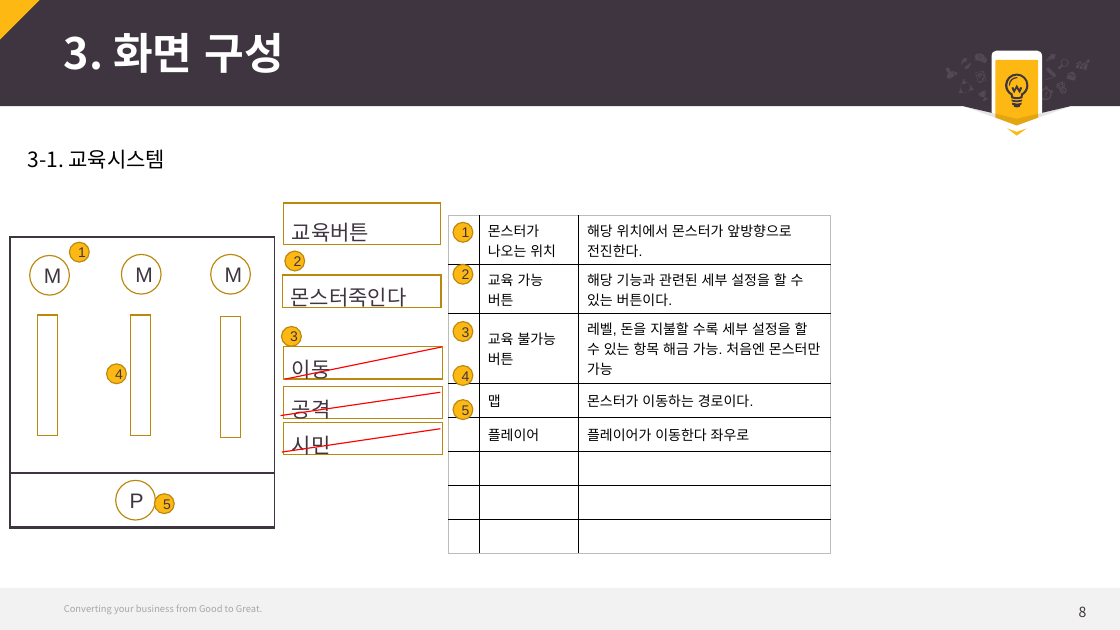
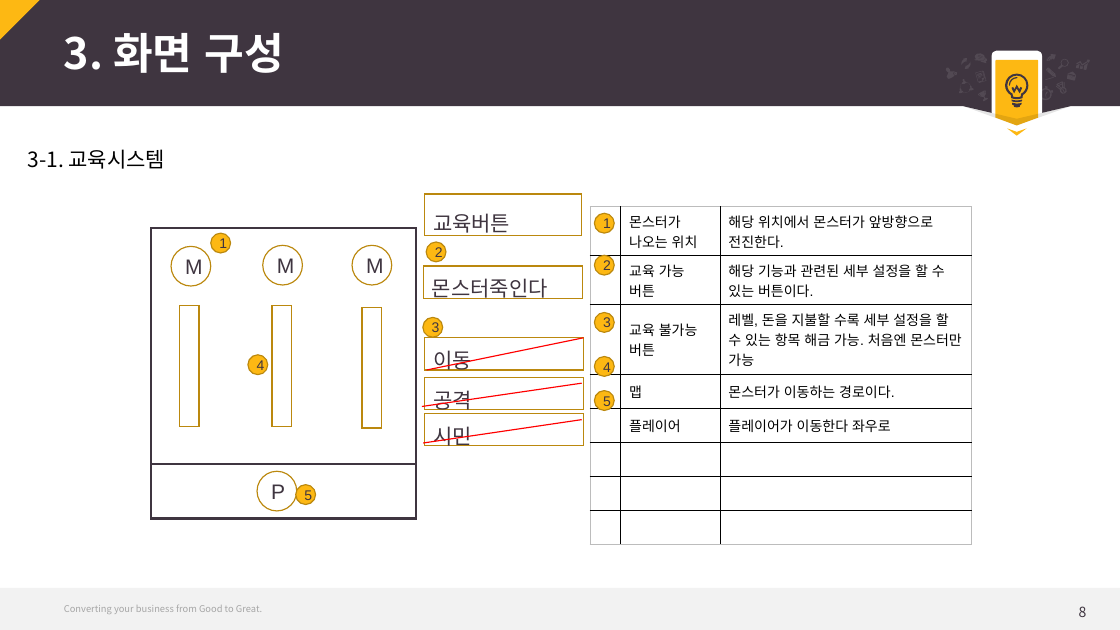
Before and after one commit to starlight97/Subingo, a slide deck: slide 8 of GDD/컨셉/교육시스템기획서.pptx. Drawn at 1120x630 pixels with LibreOffice and Linux fonts; fonts in the diff are those of the drawing. Boxes give left, top, right and bottom in pixels: in the first picture for what was removed or moved away, otherwise in the second. Text is boxed around its words. In the diff, an @@ line names an element or a change of style, - is before the commit and + after.

```diff
--- a/GDD/컨셉/교육시스템기획서.pptx
+++ b/GDD/컨셉/교육시스템기획서.pptx
@@ 14 ellipses, 10 rectangles, 3 lines, 1 table: place and size @@
-14 ellipses, 10 rectangles, 3 lines, 1 table at <box>10,203,829,529</box>
+14 ellipses, 10 rectangles, 3 lines, 1 table at <box>151,194,971,520</box>
```
Also in this commit, not shown: 1 slide added, 1 other file.
